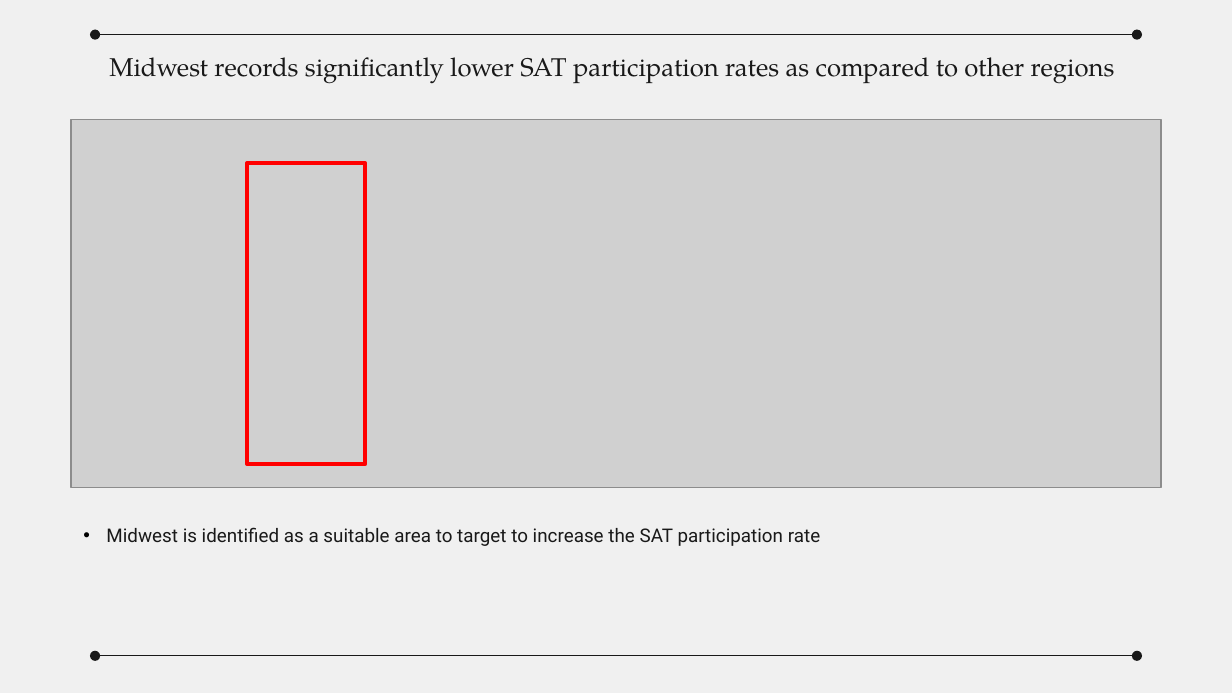
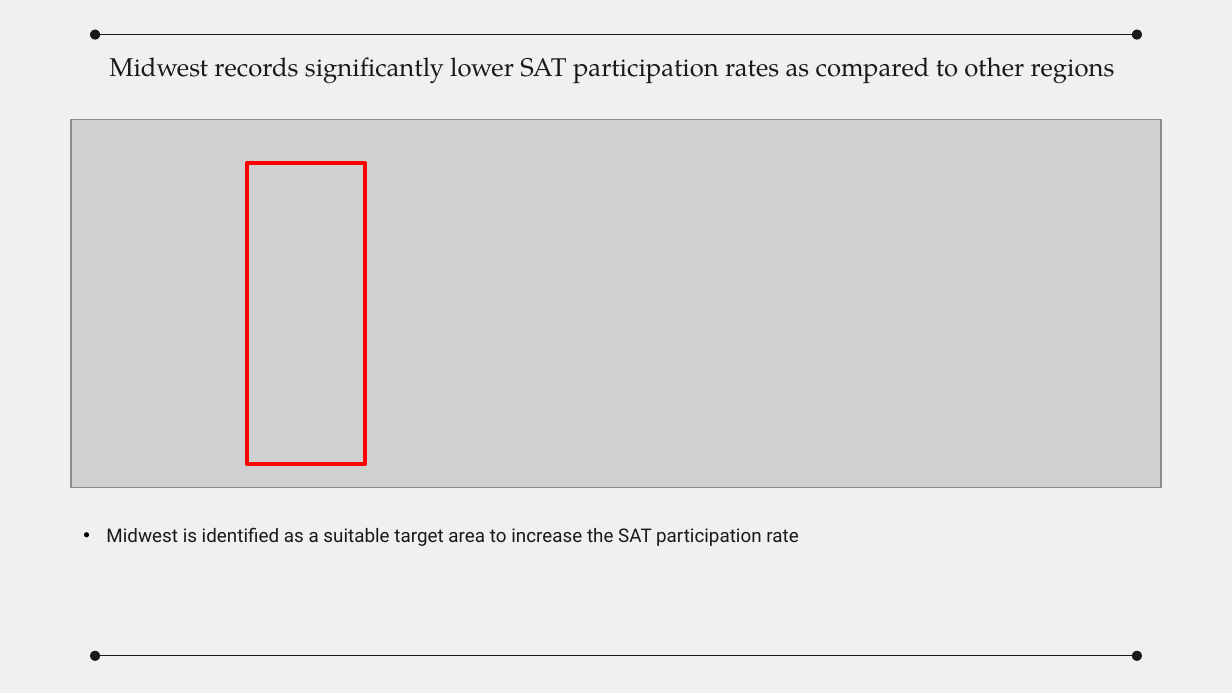
Before and after one commit to gyinhaokenneth/Projects, a slide deck: slide 6 of slides/Project 1 Analysis of SAT and ACT Participation Rates.pptx. Drawn at 1232x693 pixels with LibreOffice and Linux fonts; fonts in the diff are those of the drawing; grey boxes stand for pictures. Boxes give left, top, right and bottom in pixels: in the first picture for what was removed or moved away, otherwise in the second. Text is boxed around its words. In the diff, an @@ line names an element or a change of style, - is before the commit and + after.

```diff
--- a/slides/Project 1 Analysis of SAT and ACT Participation Rates.pptx
+++ b/slides/Project 1 Analysis of SAT and ACT Participation Rates.pptx
@@ text at (x1=106, y1=527, x2=798, y2=546): text changed @@
-• Midwest is identified as a suitable area to target to increase the SAT participation rate
+• Midwest is identified as a suitable target area to increase the SAT participation rate
```
Also in this commit, not shown: 3 other slides changed, 1 other file.
